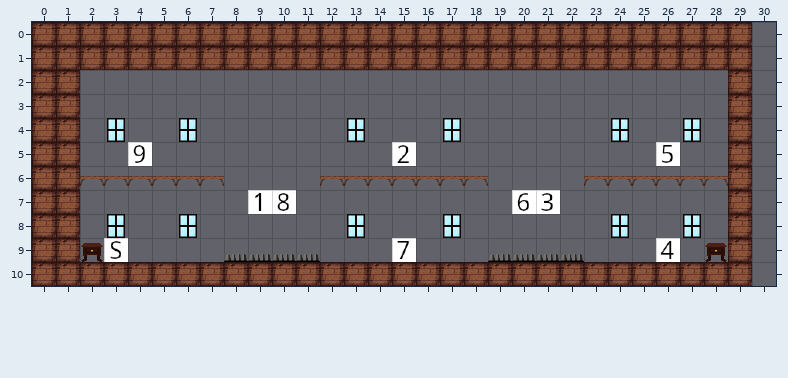
An edit to a level. Tiled map, editor/LevelInfinityRedux.tmx. Above is the file before it was changed.
Cells are 32x32 px. Shown: x 0..30, y 0..10. The old version is drawn lined up with the new one.
The result:
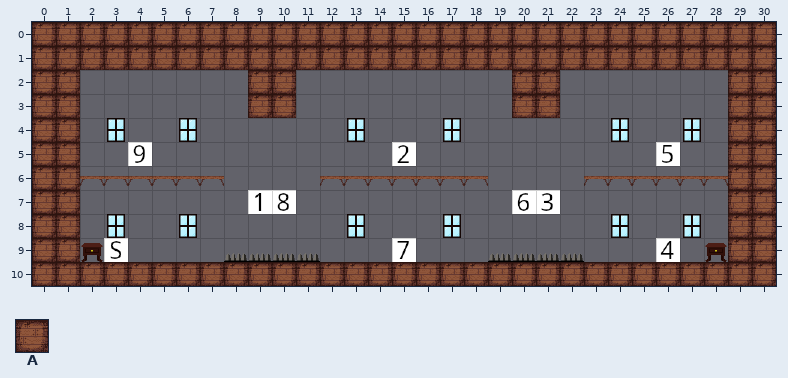
Key: from "Base": A 1 "block".
_ is an empty cell.
Edits made:
{"change": "map size 30x11 -> 31x11 cells"}
{"where": "layer \"Tile Layer 1\""}
{"y":0,"x":30,"old":"_","new":"A"}
{"y":1,"x":30,"old":"_","new":"A"}
{"y":2,"x":9,"old":"__","new":"AA"}
{"y":2,"x":20,"old":"__","new":"AA"}
{"y":2,"x":30,"old":"_","new":"A"}
{"y":3,"x":9,"old":"__","new":"AA"}
{"y":3,"x":20,"old":"__","new":"AA"}
{"y":3,"x":30,"old":"_","new":"A"}
{"y":4,"x":30,"old":"_","new":"A"}
{"y":5,"x":30,"old":"_","new":"A"}
{"y":6,"x":30,"old":"_","new":"A"}
{"y":7,"x":30,"old":"_","new":"A"}
{"y":8,"x":30,"old":"_","new":"A"}
{"y":9,"x":30,"old":"_","new":"A"}
{"y":10,"x":30,"old":"_","new":"A"}
